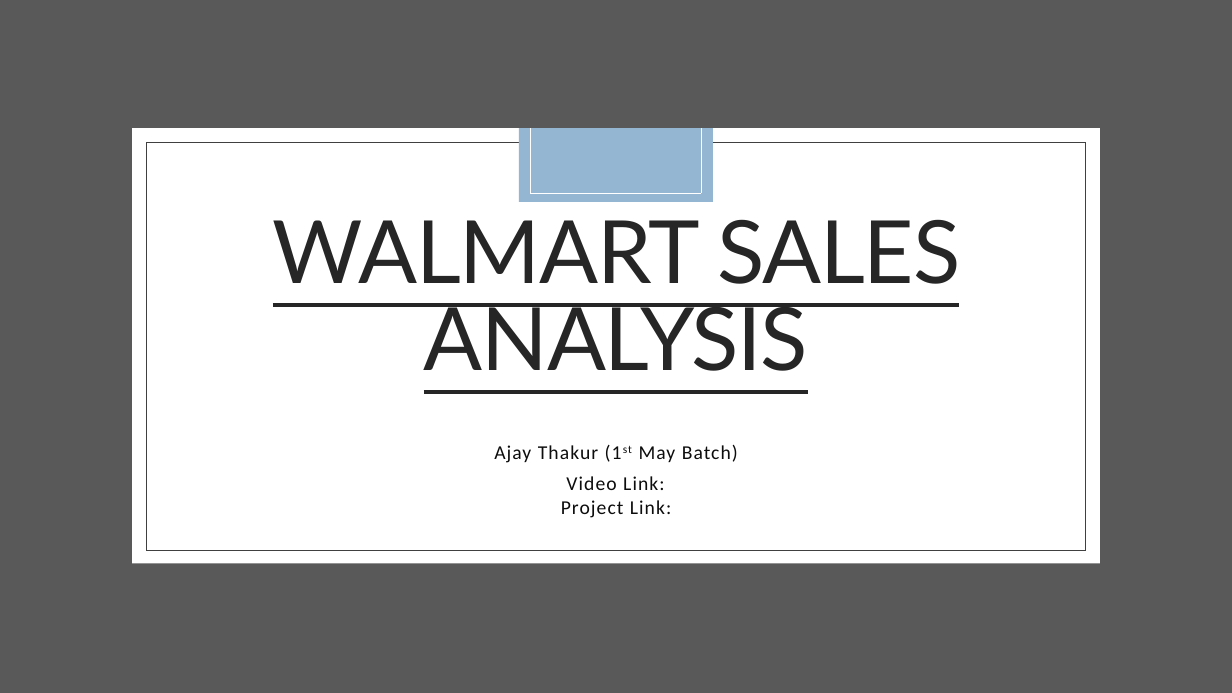
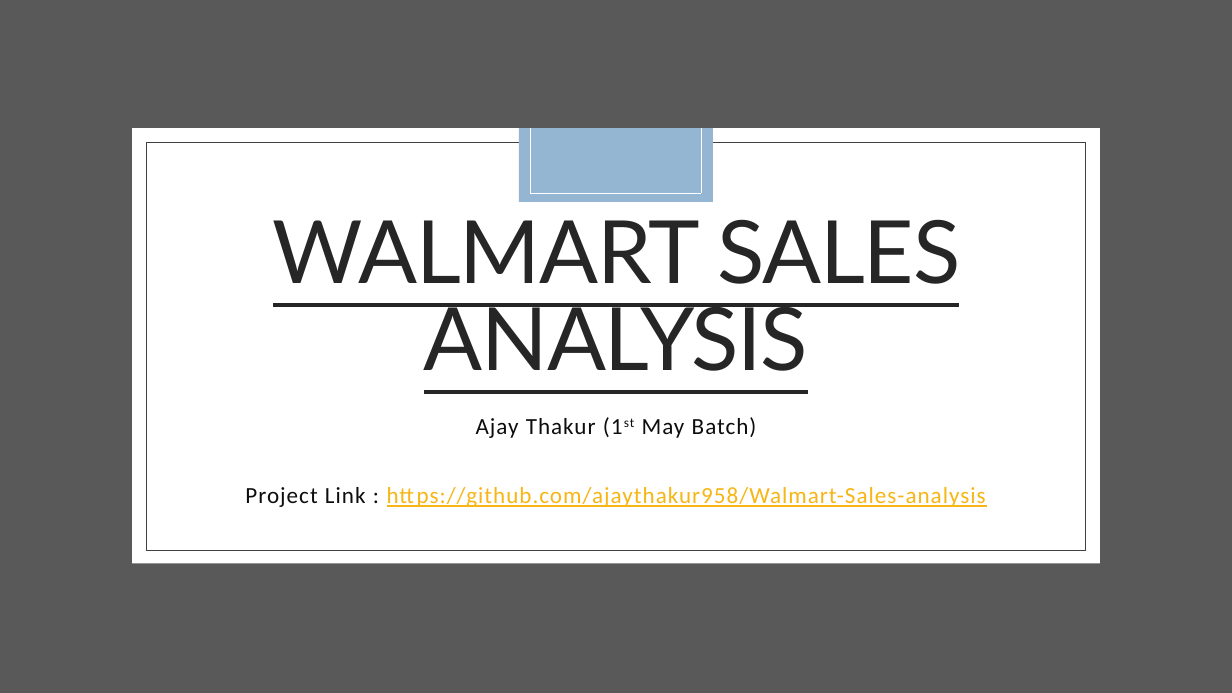
Before and after one commit to ajaythakur958/Walmart-Sales-analysis, a slide deck: slide 1 of Walmart analysis.pptx. Drawn at 1232x693 pixels with LibreOffice and Linux fonts; fonts in the diff are those of the drawing; background and template pictures are left out. Boxes give left, top, right and bottom in pixels: in the first picture for what was removed or moved away, otherwise in the second. Text is boxed around its words. In the diff, an @@ line names an element or a change of style, - is before the commit and + after.

```diff
--- a/Walmart analysis.pptx
+++ b/Walmart analysis.pptx
@@ subtitle "Ajay Thakur (1st May Batch)": place and size @@
-subtitle "Ajay Thakur (1st May Batch)" at [494,445,738,518]
+subtitle "Ajay Thakur (1st May Batch)" at [245,417,986,507]
@@ subtitle at [476,417,757,438]: size 15.3 to 18 pt in "Ajay Thakur (1st May Batch)"; line spacing 1 to 1.1 @@
@@ subtitle at [245,487,986,507]: text changed; size 15.3 to 18 pt; text colour #0D0D0D to #F7B615 @@
-Video Link:
-Project Link:
+Project Link : https://github.com/ajaythakur958/Walmart-Sales-analysis
```
Also in this commit, not shown: 2 other slides changed, 1 slide added, 1 slide removed, 15 other files.
